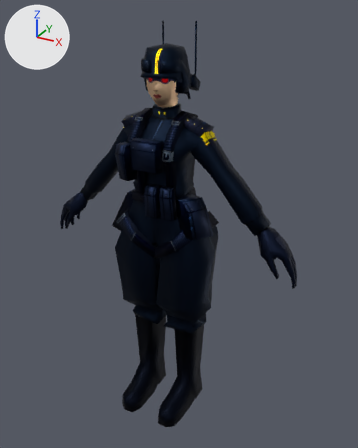
Renders of the FBX model BombRushMP.Editor/Assets/Horde/Player/Female Cop/PlayerCopF.fbx from each side of a commit.
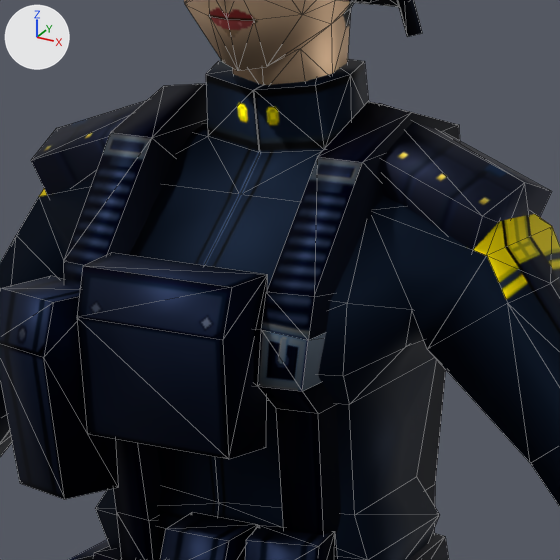
There are two pictures of each version: one whole from a 50 mm camera at (1.036, -1.747, 1.845) aimed at (0.055, 0.037, 0.953), one close up on the part from 32% to 60% of the width and 21% to 43% of the height. Every picture has the same lights, and +X, +Y and +Z are marked at upper left. The close-ups show mesh edges as thin lines.
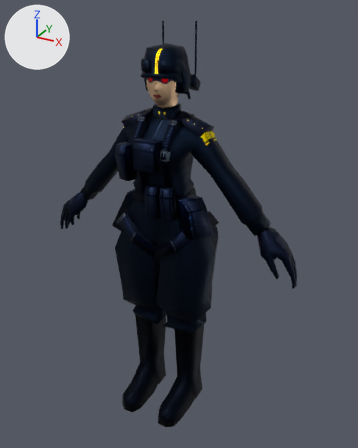
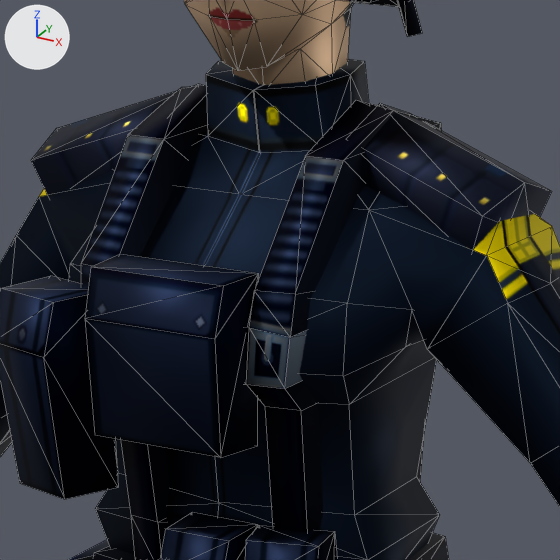
What the commit changed:
me_mesh is used by ob_mesh; location (0.0, 0.0, 0.0).
me_mesh had 940 vertices, 1639 faces and spanned x -0.61..0.61, y -0.21..0.17, z 0.0..1.79.
me_mesh now has 940 vertices, 1643 faces and spans x -0.61..0.61, y -0.21..0.17, z 0.0..1.79.
Part 1, on me_mesh:
4 faces are deleted.
26 vertices in x 0.06..0.1, y -0.16..0.13, z 1.11..1.46 move by (-0.01, 0.0, 0.0).
22 vertices in x -0.1..-0.06, y -0.16..0.13, z 1.11..1.46 move by (0.01, 0.0, 0.0).
8 vertices in x -0.11..-0.09, y -0.12..0.12, z 1.11..1.43 move by (0.02, 0.0, 0.0).
3 vertices in x 0.1, y -0.12..0.12, z 1.26..1.29 move by (-0.02, 0.0, 0.0).
7 vertices move within x -0.06..0.06, y -0.14..0.13, z 1.24..1.36.
8 new faces join them.

Pixel boxes (x1, y1, x2, y2) of what changed, in the close-ups (560 x 560 px):
part 1 of me_mesh, built on
    before: (63, 0, 460, 560)
    after: (81, 0, 441, 560)
